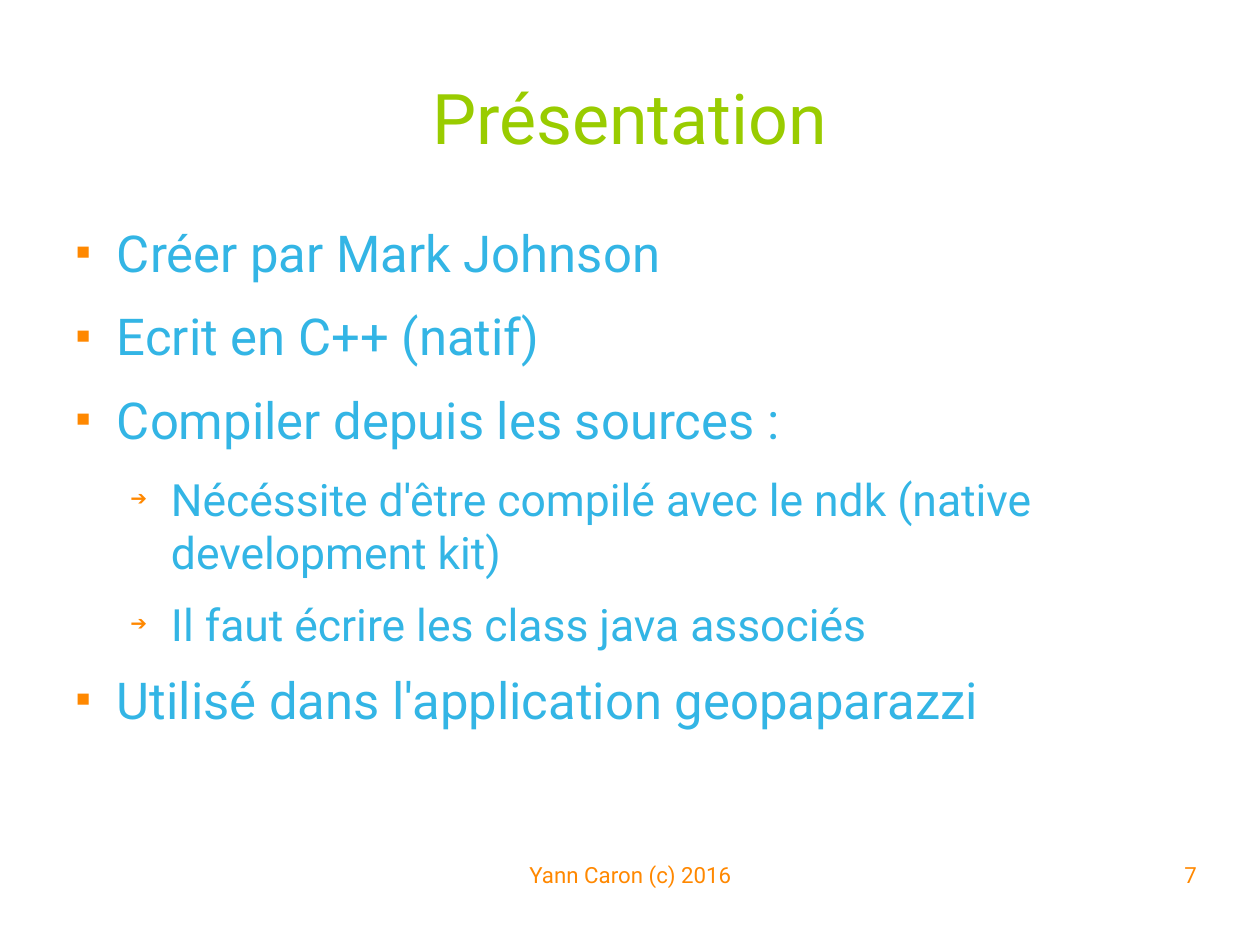
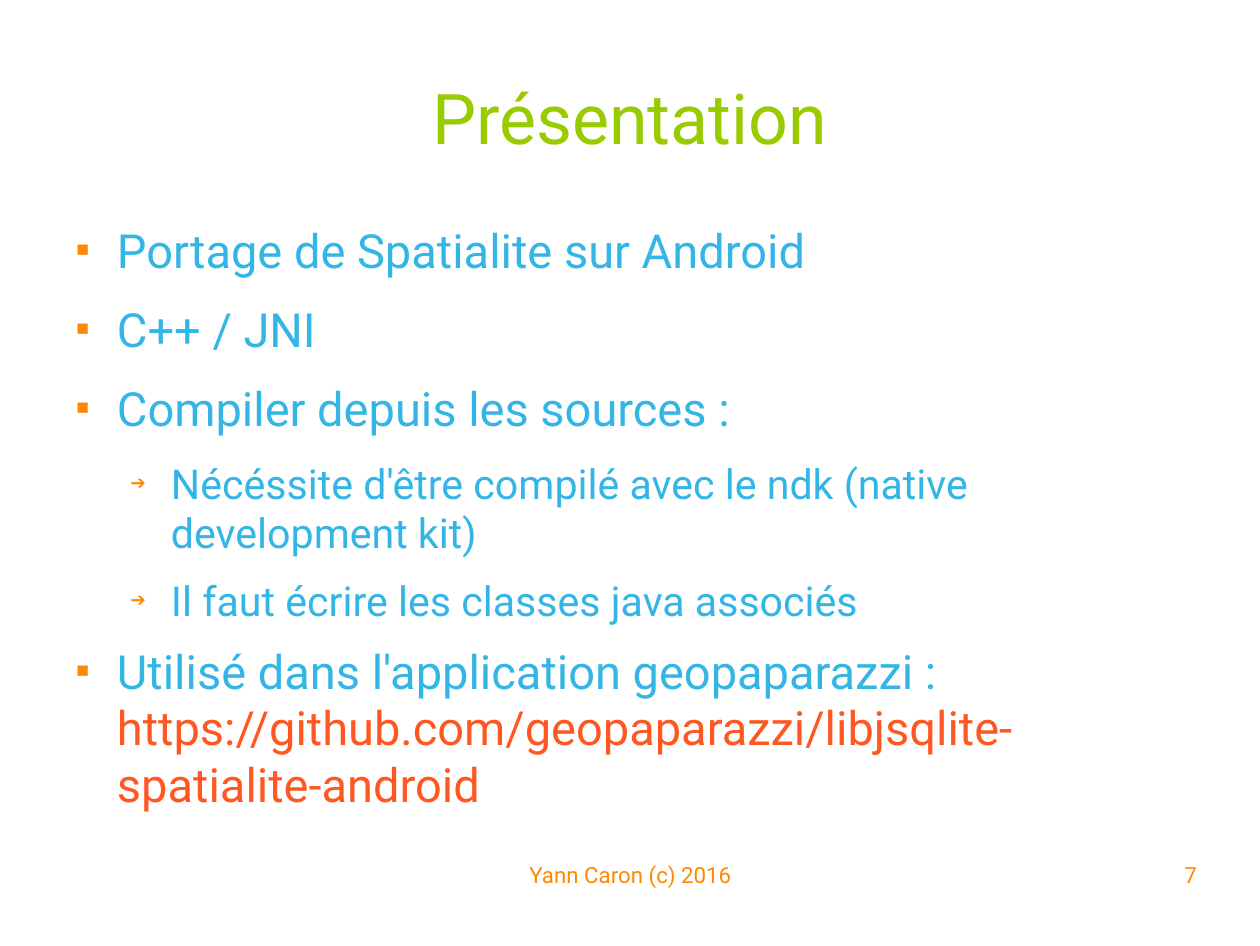
Before and after one commit to YannCaron/Android-ENSG, a slide deck: slide 7 of 10 - Spatialite.odp. Drawn at 1260x946 pixels with LibreOffice and Linux fonts; fonts in the diff are those of the drawing; background and template pictures are left out. Boxes give left, top, right and bottom in pixels: in the first picture for what was removed or moved away, otherwise in the second. Text is boxed around its words. In the diff, an @@ line names an element or a change of style, - is before the commit and + after.

Commit message:
review spatialite

```diff
--- a/10 - Spatialite.odp
+++ b/10 - Spatialite.odp
@@ text at (117, 232, 805, 348): text changed; size 32 to 29.6 pt @@
-■ Créer par Mark Johnson
-■ Ecrit en C++ (natif)
+■ Portage de Spatialite sur Android
+■ C++ / JNI
@@ text at (117, 390, 968, 557): size 32 to 29.6 pt in "Compiler depuis les sources :"; size 28 to 25.9 pt in "Nécéssite d'être compilé avec le ndk (native ..." @@
@@ text at (117, 584, 1012, 755): text changed; size 32 to 29.6 pt @@
-  ➔ Il faut écrire les class java associés
-■ Utilisé dans l'application geopaparazzi
+  ➔ Il faut écrire les classes java associés
+■ Utilisé dans l'application geopaparazzi : https://github.com/geopaparazzi/libjsqlite-spatialite-android
```
Also in this commit, not shown: 19 other slides changed, 4 slides added, 1 slide removed.
